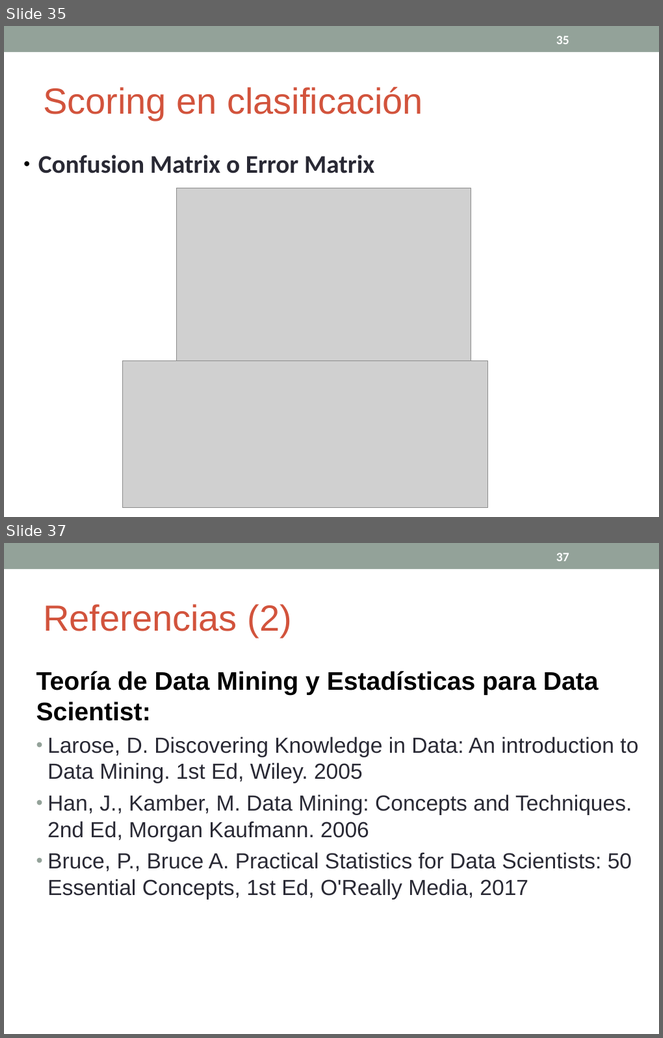
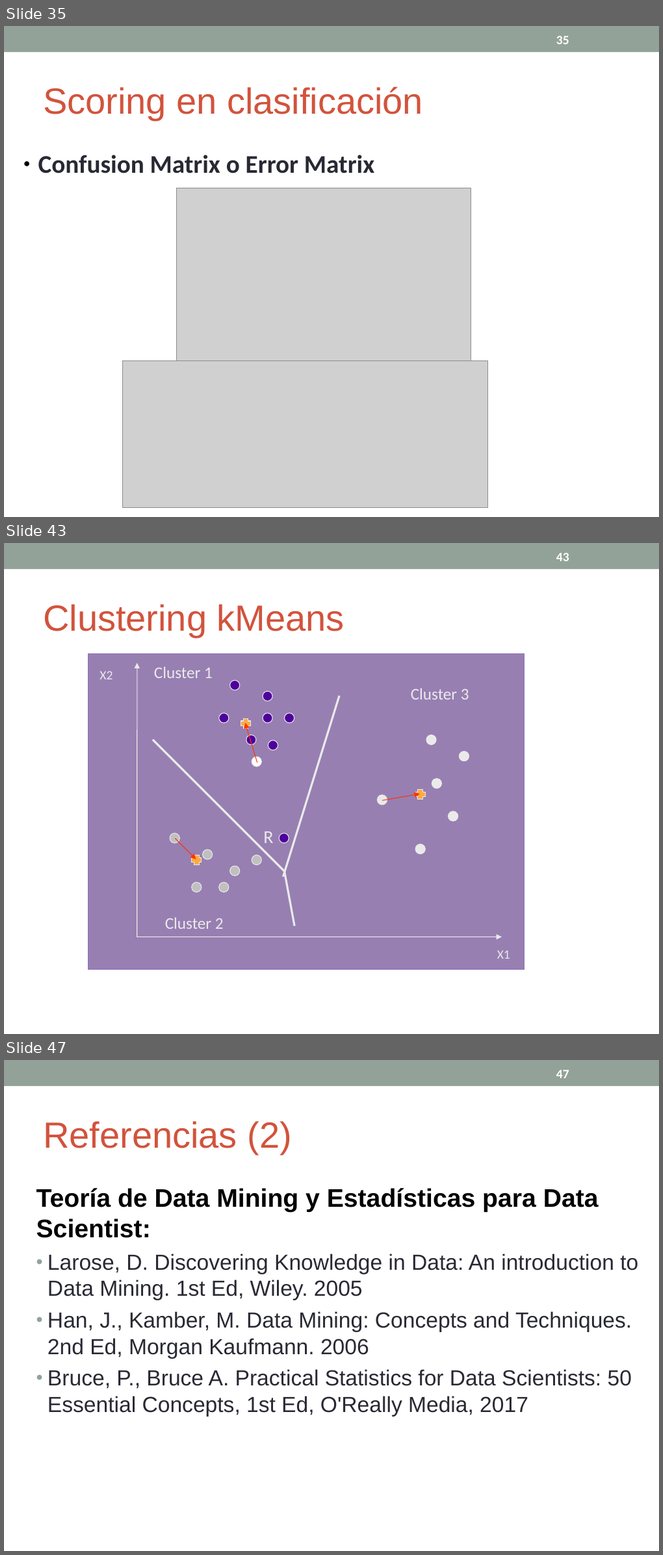
Before and after one commit to cdsparaguay/cursoml, a slide deck: clases/Clase03_ML.ppt. Shown one above the other, each under a label of ours: slides 35 and 37 before the commit, slides 35, 43 and 47 after it; the slides between them are not shown. The pictures are 663x1038 and 663x1555 pixels, drawn with LibreOffice and Linux fonts; fonts in the diff are those of the drawing; grey boxes stand for pictures. Boxes give left, top, right and bottom in pixels: in the first picture for what was removed or moved away, otherwise in the second. Text is boxed around its words. In the diff, an @@ line names an element or a change of style, - is before the commit and + after.

```diff
--- a/clases/Clase03_ML.ppt
+++ b/clases/Clase03_ML.ppt
@@ slide 43 added at (x1=4, y1=543, x2=659, y2=1034), background #FFFFFF; not listed: 1 template element that a slide beside it also shows @@
@@ page number added at (x1=556, y1=553, x2=570, y2=561), 14 pt, text #FFFFFF, bold @@
+43
@@ text added at (x1=43, y1=604, x2=345, y2=637), 40 pt, text #D2533C @@
+Clustering kMeans
@@ group added at (x1=88, y1=653, x2=524, y2=969): 21 ellipses, 6 texts, 5 arrows, 3 lines, 3 pluses, 1 rectangle @@
+X1
+X2
+R
+Cluster 1
+Cluster 2
+Cluster 3
@@ what was slide 37 is now slide 47 @@
@@ page number at (x1=556, y1=1070, x2=570, y2=1078): text changed @@
-37
+47
```
Also in this commit, not shown: 2 slides changed, 9 other slides added, 2 other files.
